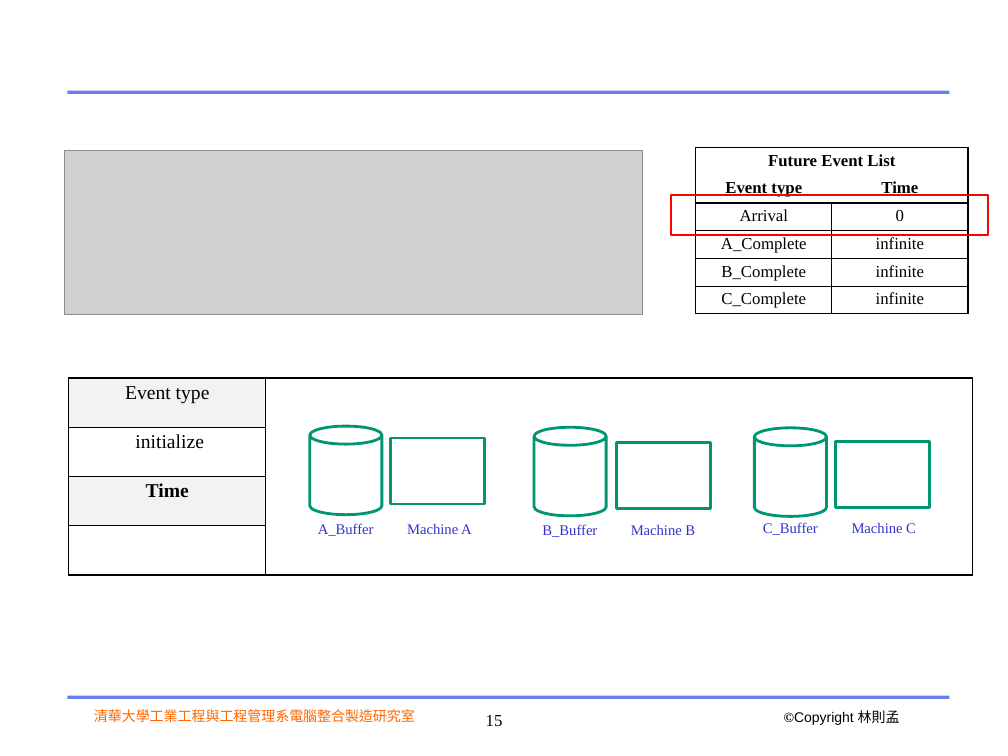
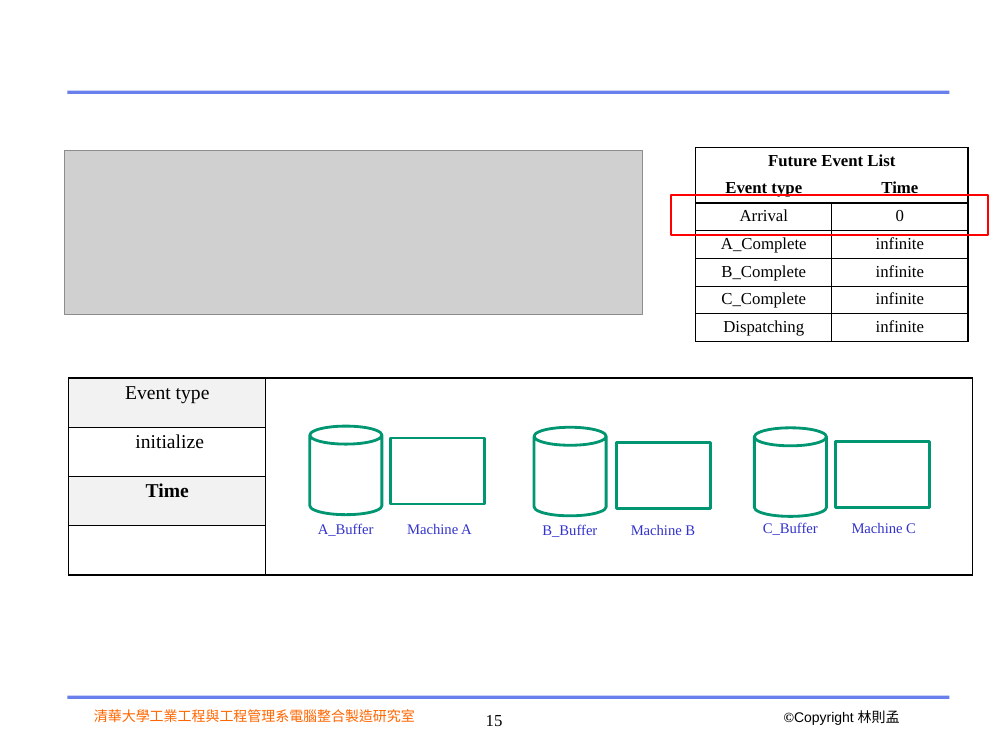
Before and after one commit to colinlee0924/ppc_ws, a slide deck: slide 15 of ppt/2020_DES_with_python.pptx. Drawn at 1008x756 pixels with LibreOffice and Linux fonts; fonts in the diff are those of the drawing; grey boxes stand for pictures; background and template pictures are left out. Boxes give left, top, right and bottom in pixels: in the first picture for what was removed or moved away, otherwise in the second. Text is boxed around its words. In the diff, an @@ line names an element or a change of style, - is before the commit and + after.

```diff
--- a/ppt/2020_DES_with_python.pptx
+++ b/ppt/2020_DES_with_python.pptx
@@ table at [696,147,968,342] @@
+row 7: Dispatching | infinite
```
Also in this commit, not shown: 1 slide added.
